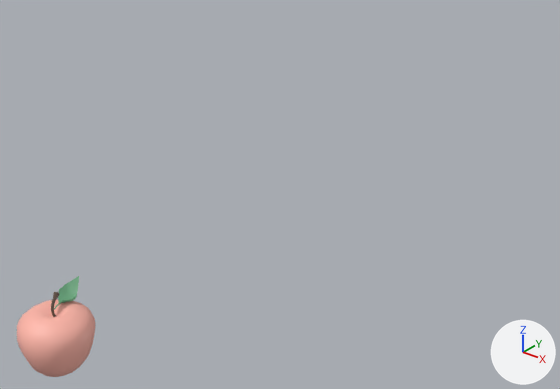
A saved change to the FBX model Assets/apple.fbx.
Before and after are seen from a 50 mm camera at (0.1023, -0.0415, 0.1082) aimed at (0.0013, 0.0848, 0.0299). Lighting does not change. The marker at lower right points along +X, +Y and +Z.

In view in the first picture: 'apple'.
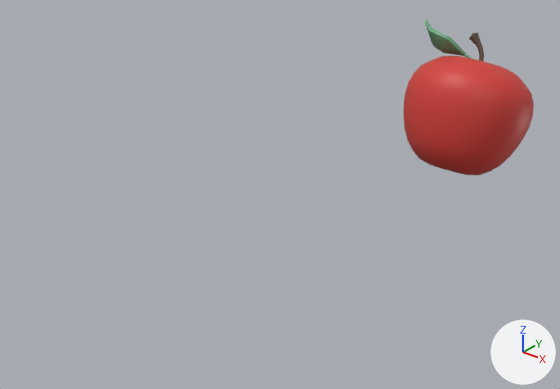
Edits to the scene script, one JSON object a line:
```json
{"op": "set", "path": "mat_lambert11.base_color", "old": "(1.0, 0.468, 0.392)", "new": "(0.663, 0.0491, 0.0389)", "note": "pink #ffb6a8 -> red #d53f38"}
{"op": "set", "path": "ob_apple.location", "old": "(0.0104, 0.0162, 0.0346)", "new": "(0.0104, 0.1616, 0.0346)"}
{"op": "set", "path": "ob_apple.rotation_euler", "old": "(1.571, 0.0, 0.0)", "new": "(1.632, 0.374, 1.645)", "note": "degrees (90, 0, 0) -> degrees (94, 21, 94)"}
{"op": "set", "path": "ob_apple.scale", "old": "(0.01, 0.01, 0.01)", "new": "(0.0295, 0.0295, 0.0295)"}
```

Changed parts and their boxes [x1, y1, x2, y2] in the pictures (560 x 389 px):
```json
{"object": "apple", "change": "recoloured, moved, turned, rescaled", "before": [17, 276, 95, 377], "after": [404, 19, 534, 175]}
```
